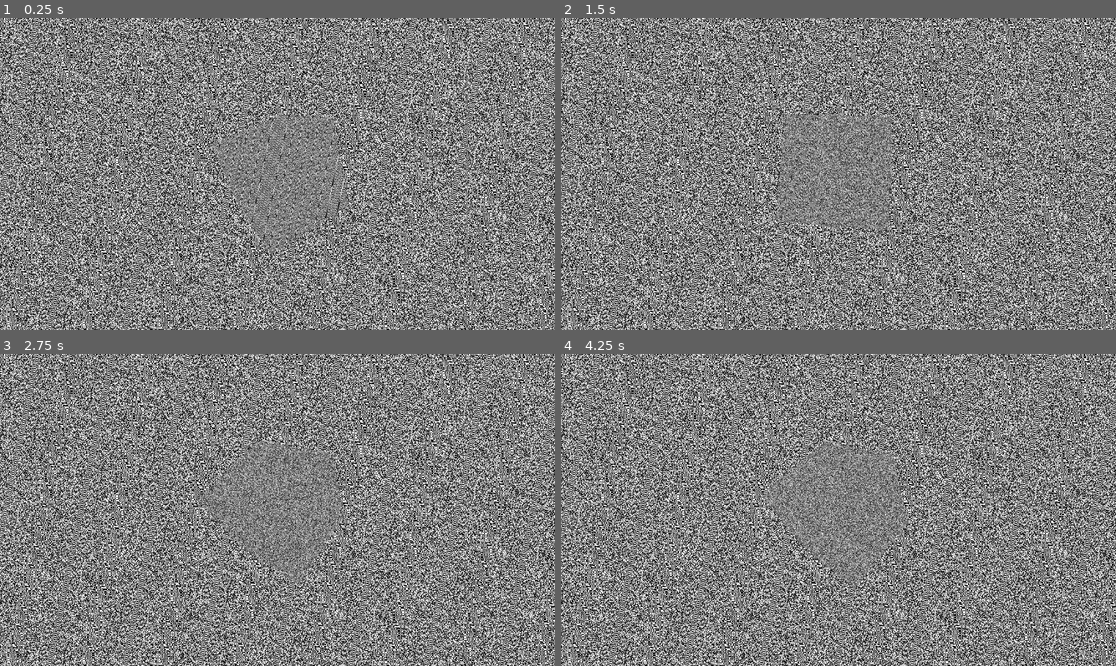
Above: before the commit, frames 1-4 (two rows, left to right).
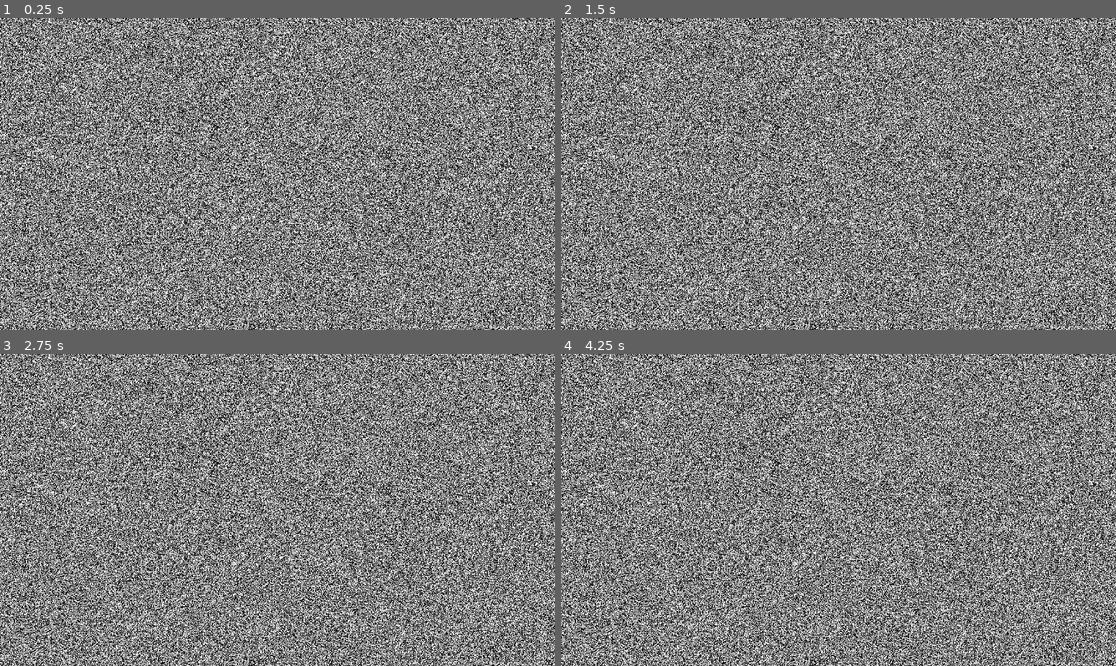
Above: after the commit, the same moments.

Repository: e-thab/motion-shaders
Game: Godot game, scene res://main.tscn
Two runs of this game, one before a commit and one after it. Both use one fixed random seed, a clock stepped at 60 frames per second and the inputs below.
Inputs:
- Up to frame 1 (0.25 s): no input
- Up to frame 2 (1.5 s): tap Space (ui_select) at 0.6, 0.77, 1.07, 1.35 s
- Up to frame 3 (2.75 s): tap Space (ui_select) at 1.52, 1.82, 2.1 s
- Up to frame 4 (4.25 s): tap Space (ui_select) at 2.85, 3.02, 3.32, 3.6, 3.77, 4.07 s

The runs differ from the first frame. In frame 1, 77% of the frame differs, in the area x 0-100%, y 0-100%; in frame 2, 77%; in frame 3, 77%; in frame 4, 77%.

Commit message:
initial shader testing

Diff:
--- /dev/null
+++ b/darken.gdshader
@@ -0,0 +1,27 @@
+shader_type canvas_item;
+
+uniform sampler2D screen_texture : hint_screen_texture, filter_nearest;
+
+uniform float brightness = 0.5;
+uniform float contrast = 1.0;
+uniform float saturation = 2.0;
+
+void fragment() {
+	// Maybe try adding another viewport/shader layer that 'keeps track' of switched pixels by copying
+	// previous frame pixels from BackBufferCopy?
+
+	vec3 c = textureLod(screen_texture, SCREEN_UV, 0.0).rgb;
+
+    c.rgb = mix(vec3(0.0), c.rgb, brightness);
+
+    COLOR.rgb = c;
+}
+
+//void fragment() {
+	//vec2 uv = SCREEN_UV;
+	//uv.x += sin(uv.y * frequency + TIME) * depth;
+	//uv.x = clamp(uv.x, 0.0, 1.0);
+	//vec3 c = textureLod(screen_texture, uv, 0.0).rgb;
+//
+	//COLOR.rgb = c;
+//}
--- /dev/null
+++ b/first_pass.gdshader
@@ -0,0 +1,22 @@
+shader_type canvas_item;
+
+uniform sampler2D screen_texture : hint_screen_texture, filter_nearest;
+
+void fragment() {
+	// Maybe try adding another viewport/shader layer that 'keeps track' of switched pixels by copying
+	// previous frame pixels from BackBufferCopy?
+	COLOR = vec4(255.0, 0.0, 0.0, 0.5);
+
+	vec3 c = textureLod(screen_texture, SCREEN_UV, 0.0).rgb;
+
+
+}
+
+//void fragment() {
+	//vec2 uv = SCREEN_UV;
+	//uv.x += sin(uv.y * frequency + TIME) * depth;
+	//uv.x = clamp(uv.x, 0.0, 1.0);
+	//vec3 c = textureLod(screen_texture, uv, 0.0).rgb;
+//
+	//COLOR.rgb = c;
+//}
--- a/main.gd
+++ b/main.gd
@@ -1,14 +1,59 @@
 extends Node3D
 
-@onready var rod : MeshInstance3D = $RodMesh
+@onready var overlay : TextureRect = $RenderVPContainer/RenderViewport/OverlayRect
+@onready var rod : MeshInstance3D = $StagingVPContainer/StagingViewport/RodMesh
+
+@onready var stagingView : SubViewport = $StagingVPContainer/StagingViewport
+@onready var renderView : SubViewport = $RenderVPContainer/RenderViewport
+
 var time_elapsed = 0.0
+var prev_frame_texture
+
+# Wisdom: https://forum.gamemaker.io/index.php?threads/solved-issue-trying-to-imitate-visual-effect-with-shaders-and-surfaces.109391/
 
 # Called when the node enters the scene tree for the first time.
 func _ready() -> void:
-	pass # Replace with function body.
+	#$RenderVPContainer/RenderViewport/RenderCamera.make_current()
+	#$StagingVPContainer/StagingViewport/StagingCamera.make_current()
+
+	# Initialize RNG
+	randomize()
+
+	# Create the image texture and image to hold each frame
+	prev_frame_texture = ImageTexture.new()
+	var width = $StagingVPContainer.get_viewport_rect().size.x
+	var height = $StagingVPContainer.get_viewport_rect().size.y
+	print(width, "x", height)
+	var noise_img = Image.create(width, height, false, Image.FORMAT_RGB8)
+
+	# Randomly populate first frame with black/white pixels
+	for x in range(width):
+		for y in range(height):
+			if randi() % 2 == 0:
+				noise_img.set_pixel(x, y, Color.WHITE)
+			else:
+				noise_img.set_pixel(x, y, Color.BLACK)
+
+	# Assign image to texture
+	prev_frame_texture = ImageTexture.create_from_image(noise_img)
+	RenderingServer.global_shader_parameter_set("noise", prev_frame_texture)
+	RenderingServer.global_shader_parameter_set("last_frame", prev_frame_texture)
+	overlay.texture = prev_frame_texture
+
+	#print("Pixel (300, 300): ", noise_img.get_pixel(300, 300))
+	#print("Overlay texture size: ", overlay.texture.get_size())
 
 
 # Called every frame. 'delta' is the elapsed time since the previous frame.
 func _process(delta: float) -> void:
+	if Input.is_action_just_pressed("ui_select"):
+		Engine.time_scale = 0.01
+
+	# Oscillate the rod
 	rod.position.x = 3 * cos(time_elapsed)
 	time_elapsed += delta
+
+	RenderingServer.global_shader_parameter_set(
+		"last_frame",
+		stagingView.get_texture().get_image()
+	)
--- a/main.tscn
+++ b/main.tscn
@@ -1,10 +1,31 @@
-[gd_scene load_steps=10 format=3 uid="uid://dk1bukb3csiid"]
+[gd_scene load_steps=15 format=3 uid="uid://dk1bukb3csiid"]
 
 [ext_resource type="Script" path="res://main.gd" id="1_1ii6h"]
 [ext_resource type="Script" path="res://CubeMesh.gd" id="1_fu5ag"]
 [ext_resource type="Material" uid="uid://bry5p6soxyg17" path="res://flat_material.tres" id="2_aqhog"]
-[ext_resource type="Shader" path="res://mirage.gdshader" id="4_tvea1"]
 [ext_resource type="Texture2D" uid="uid://msoatjej4mkl" path="res://solid-color-image.png" id="5_fdeft"]
+[ext_resource type="Shader" path="res://darken.gdshader" id="6_bvn2r"]
+[ext_resource type="Shader" path="res://param_test.gdshader" id="6_kacik"]
+[ext_resource type="Shader" path="res://first_pass.gdshader" id="7_1lus8"]
+[ext_resource type="Texture2D" uid="uid://n7oxyoil0pqn" path="res://circle.png" id="7_x8fe1"]
+
+[sub_resource type="ShaderMaterial" id="ShaderMaterial_e261m"]
+shader = ExtResource("6_kacik")
+
+[sub_resource type="ShaderMaterial" id="ShaderMaterial_ivsdu"]
+shader = ExtResource("7_1lus8")
+
+[sub_resource type="ShaderMaterial" id="ShaderMaterial_n6cbj"]
+shader = ExtResource("6_bvn2r")
+shader_parameter/brightness = 1.0
+shader_parameter/contrast = 1.0
+shader_parameter/saturation = 1.0
+
+[sub_resource type="Environment" id="Environment_sp14e"]
+background_mode = 1
+ambient_light_source = 2
+ambient_light_color = Color(1, 1, 1, 1)
+ambient_light_energy = 16.0
 
 [sub_resource type="BoxMesh" id="BoxMesh_nk3eq"]
 
@@ -12,46 +33,75 @@
 radius = 0.01
 height = 3.0
 
-[sub_resource type="ShaderMaterial" id="ShaderMaterial_isawf"]
-shader = ExtResource("4_tvea1")
-shader_parameter/frequency = 60.0
-shader_parameter/depth = 0.005
-
-[sub_resource type="Environment" id="Environment_sp14e"]
-background_mode = 1
-ambient_light_source = 2
-ambient_light_color = Color(1, 1, 1, 1)
-ambient_light_energy = 16.0
-
 [node name="Main" type="Node3D"]
 script = ExtResource("1_1ii6h")
 
-[node name="CubeMesh" type="MeshInstance3D" parent="."]
-transform = Transform3D(1, 0, 0, 0, 1, -1.78814e-07, 0, -1.78814e-07, 1, 0, 0, -2.32466)
-mesh = SubResource("BoxMesh_nk3eq")
-surface_material_override/0 = ExtResource("2_aqhog")
-script = ExtResource("1_fu5ag")
-
-[node name="RodMesh" type="MeshInstance3D" parent="."]
-transform = Transform3D(1, 0, 0, 0, 1, 0, 0, 0, 1, 0, 0, -3.12999)
-mesh = SubResource("CapsuleMesh_07ui4")
-surface_material_override/0 = ExtResource("2_aqhog")
-
-[node name="SubViewportContainer" type="SubViewportContainer" parent="."]
+[node name="RenderVPContainer" type="SubViewportContainer" parent="."]
 offset_right = 1152.0
 offset_bottom = 648.0
 
-[node name="SubViewport" type="SubViewport" parent="SubViewportContainer"]
+[node name="RenderViewport" type="SubViewport" parent="RenderVPContainer"]
+handle_input_locally = false
 size = Vector2i(1152, 648)
+render_target_update_mode = 4
 
-[node name="TextureRect" type="TextureRect" parent="SubViewportContainer/SubViewport"]
-material = SubResource("ShaderMaterial_isawf")
+[node name="OverlayRect" type="TextureRect" parent="RenderVPContainer/RenderViewport"]
+material = SubResource("ShaderMaterial_e261m")
+offset_right = 1152.0
+offset_bottom = 648.0
+expand_mode = 1
+
+[node name="BackBufferCopy3" type="BackBufferCopy" parent="RenderVPContainer/RenderViewport"]
+visible = false
+copy_mode = 2
+
+[node name="TextureRectFirst" type="TextureRect" parent="RenderVPContainer/RenderViewport"]
+visible = false
+material = SubResource("ShaderMaterial_ivsdu")
 offset_right = 1152.0
 offset_bottom = 648.0
 texture = ExtResource("5_fdeft")
 
-[node name="BackBufferCopy" type="BackBufferCopy" parent="SubViewportContainer/SubViewport"]
+[node name="BackBufferCopy" type="BackBufferCopy" parent="RenderVPContainer/RenderViewport"]
+visible = false
 copy_mode = 2
 
-[node name="Camera3D" type="Camera3D" parent="SubViewportContainer/SubViewport"]
+[node name="TextureRectSecond" type="TextureRect" parent="RenderVPContainer/RenderViewport"]
+visible = false
+material = SubResource("ShaderMaterial_n6cbj")
+offset_left = 576.0
+offset_top = 324.0
+offset_right = 644.0
+offset_bottom = 392.0
+texture = ExtResource("7_x8fe1")
+
+[node name="RenderCamera" type="Camera3D" parent="RenderVPContainer/RenderViewport"]
 environment = SubResource("Environment_sp14e")
+current = true
+
+[node name="StagingVPContainer" type="SubViewportContainer" parent="."]
+visible = false
+offset_right = 40.0
+offset_bottom = 40.0
+
+[node name="StagingViewport" type="SubViewport" parent="StagingVPContainer"]
+handle_input_locally = false
+size = Vector2i(1152, 648)
+render_target_update_mode = 0
+
+[node name="StagingCamera" type="Camera3D" parent="StagingVPContainer/StagingViewport"]
+environment = SubResource("Environment_sp14e")
+current = true
+
+[node name="CubeMesh" type="MeshInstance3D" parent="StagingVPContainer/StagingViewport"]
+transform = Transform3D(1, 0, 0, 0, 1, -1.78814e-07, 0, -1.78814e-07, 1, 0, 0, -2.32466)
+mesh = SubResource("BoxMesh_nk3eq")
+skeleton = NodePath("../../..")
+surface_material_override/0 = ExtResource("2_aqhog")
+script = ExtResource("1_fu5ag")
+
+[node name="RodMesh" type="MeshInstance3D" parent="StagingVPContainer/StagingViewport"]
+transform = Transform3D(1, 0, 0, 0, 1, 0, 0, 0, 1, 0, 0, -3.12999)
+mesh = SubResource("CapsuleMesh_07ui4")
+skeleton = NodePath("../../..")
+surface_material_override/0 = ExtResource("2_aqhog")
--- /dev/null
+++ b/overlay_rect.gd
@@ -0,0 +1,36 @@
+extends TextureRect
+
+var prev_frame_texture
+
+# Called when the node enters the scene tree for the first time.
+func _ready() -> void:
+	prev_frame_texture = ImageTexture.new()
+
+	var width = get_viewport_rect().size.x
+	var height = get_viewport_rect().size.y
+	print(width, "x", height)
+
+	var noise_img = Image.create(width, height, false, Image.FORMAT_RGB8)
+
+	#noise_img.fill(Color.RED)
+	randomize()
+
+	for x in range(width):
+		for y in range(height):
+			if randi() % 2 == 0:
+				noise_img.set_pixel(x, y, Color.WHITE)
+			else:
+				noise_img.set_pixel(x, y, Color.BLACK)
+
+	prev_frame_texture = ImageTexture.create_from_image(noise_img)
+	texture = prev_frame_texture
+
+	print("Pixel (300, 300): ", noise_img.get_pixel(300, 300))
+	print("Overlay texture size: ", texture.get_size())
+	#print("Control size: ", size)
+	#set_texture(prev_frame_texture)
+
+
+# Called every frame. 'delta' is the elapsed time since the previous frame.
+func _process(delta: float) -> void:
+	pass
--- /dev/null
+++ b/param_test.gdshader
@@ -0,0 +1,41 @@
+shader_type canvas_item;
+
+uniform sampler2D screen_texture : hint_screen_texture, filter_nearest;
+global uniform sampler2D noise;
+global uniform sampler2D last_frame;
+
+void fragment() {
+	// Maybe try adding another viewport/shader layer that 'keeps track' of switched pixels by copying
+	// previous frame pixels from BackBufferCopy?
+	//vec2 coords = vec2(UV.x, UV.y);
+
+	//Get original fragment color (RGBA)
+	vec4 c = textureLod(TEXTURE, SCREEN_UV, 0.0).rgba;
+
+
+	//Invert RGB only (not A)
+	vec3 changed = max(
+		texture(last_frame, SCREEN_UV).rgb - texture(screen_texture, SCREEN_UV).rgb,
+		vec3(0.0, 0.0, 0.0)
+	);
+
+	c.rgb = abs(changed - c.rgb);
+	COLOR = c;
+
+
+	//COLOR = vec4(255.0, 0.0, 0.0, 1.0);
+	//vec3 c = textureLod(screen_texture, SCREEN_UV, 0.0).rgb;
+	//if (c.r > 0.0) {
+		//
+		////COLOR = vec4(255.0, 0.0, 0.0, 1.0);
+	//}
+}
+
+//void fragment() {
+	//vec2 uv = SCREEN_UV;
+	//uv.x += sin(uv.y * frequency + TIME) * depth;
+	//uv.x = clamp(uv.x, 0.0, 1.0);
+	//vec3 c = textureLod(screen_texture, uv, 0.0).rgb;
+//
+	//COLOR.rgb = c;
+//}
--- a/project.godot
+++ b/project.godot
@@ -14,3 +14,18 @@
 run/main_scene="res://main.tscn"
 config/features=PackedStringArray("4.3", "Forward Plus")
 config/icon="res://icon.svg"
+
+[rendering]
+
+renderer/rendering_method="gl_compatibility"
+
+[shader_globals]
+
+noise={
+"type": "sampler2D",
+"value": ""
+}
+last_frame={
+"type": "sampler2D",
+"value": ""
+}
--- /dev/null
+++ b/red.gdshader
@@ -0,0 +1,21 @@
+shader_type canvas_item;
+
+uniform sampler2D screen_texture : hint_screen_texture, filter_nearest;
+
+void fragment() {
+	// Maybe try adding another viewport/shader layer that 'keeps track' of switched pixels by copying
+	// previous frame pixels from BackBufferCopy?
+	vec3 c = textureLod(screen_texture, SCREEN_UV, 0.0).rgb;
+	if (c.r > 0.0) {
+		COLOR = vec4(255.0, 0.0, 0.0, 1.0);
+	}
+}
+
+//void fragment() {
+	//vec2 uv = SCREEN_UV;
+	//uv.x += sin(uv.y * frequency + TIME) * depth;
+	//uv.x = clamp(uv.x, 0.0, 1.0);
+	//vec3 c = textureLod(screen_texture, uv, 0.0).rgb;
+//
+	//COLOR.rgb = c;
+//}
Binary file added: circle.png
Not shown, added: circle.png.import
Renamed: mirage.gdshader -> static.gdshader
